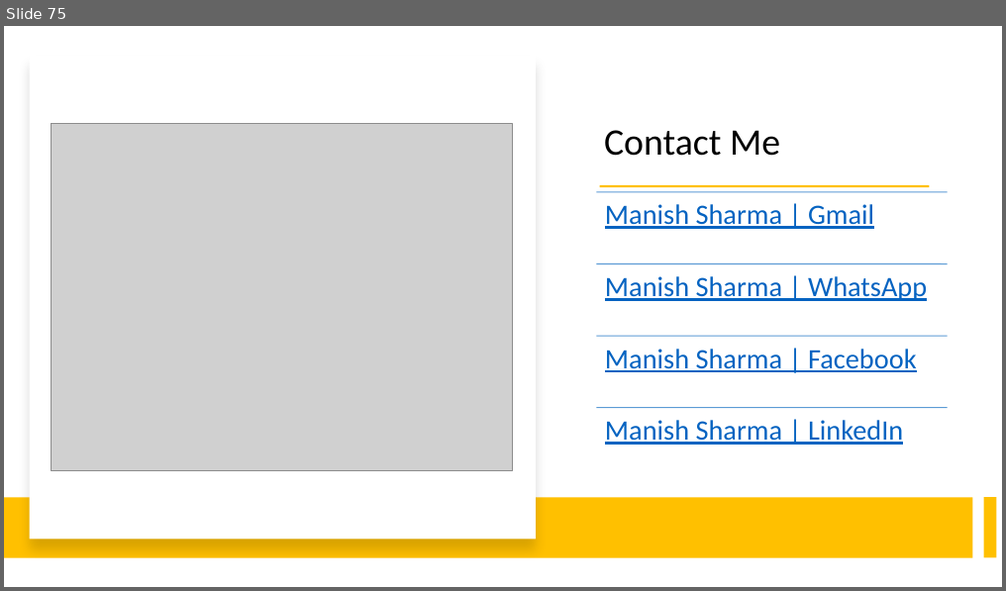
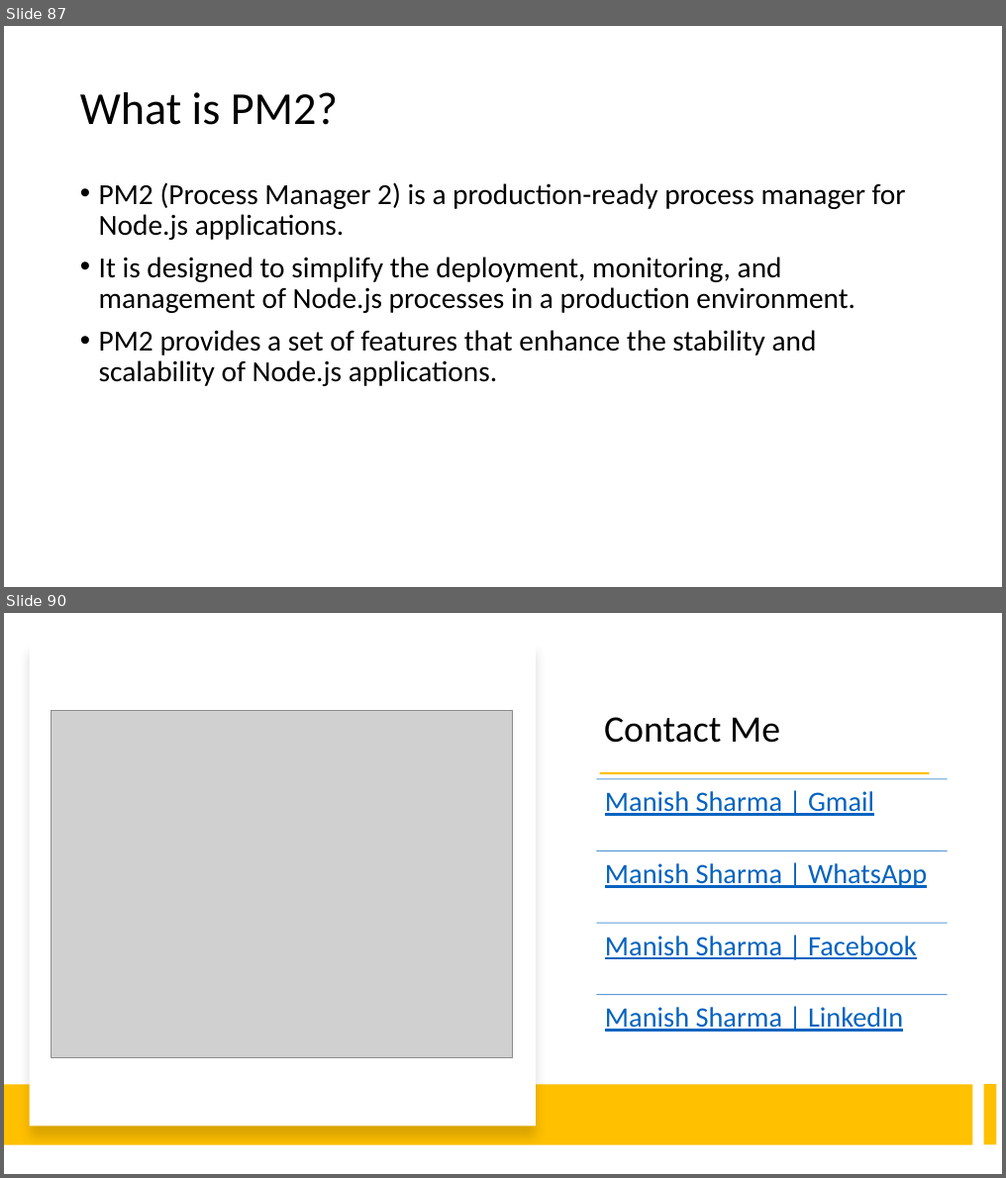
Before and after one commit to explore-with-manish/im-jan24, a slide deck: Node/Notes/Node.pptx. Shown one above the other, each under a label of ours: slide 75 before the commit, slides 87 and 90 after it; the slides between them are not shown. The pictures are 1006x591 and 1006x1178 pixels, drawn with LibreOffice and Linux fonts; fonts in the diff are those of the drawing; grey boxes stand for pictures. Boxes give left, top, right and bottom in pixels: in the first picture for what was removed or moved away, otherwise in the second. Text is boxed around its words. In the diff, an @@ line names an element or a change of style, - is before the commit and + after.

Commit message:
PM2 Deploy

```diff
--- a/Node/Notes/Node.pptx
+++ b/Node/Notes/Node.pptx
@@ slide 87 added at (x1=4, y1=26, x2=1002, y2=587), background #FFFFFF @@
@@ title added at (x1=80, y1=92, x2=338, y2=125), 44 pt, text #000000 @@
+What is PM2?
@@ text added at (x1=99, y1=182, x2=906, y2=386), 28 pt, text #000000 @@
+• PM2 (Process Manager 2) is a production-ready process manager for Node.js applications.
+• It is designed to simplify the deployment, monitoring, and management of Node.js processes in a production environment.
+• PM2 provides a set of features that enhance the stability and scalability of Node.js applications.
@@ what was slide 75 is now slide 90 @@
```
Also in this commit, not shown: 14 other slides added, 20 other files.
